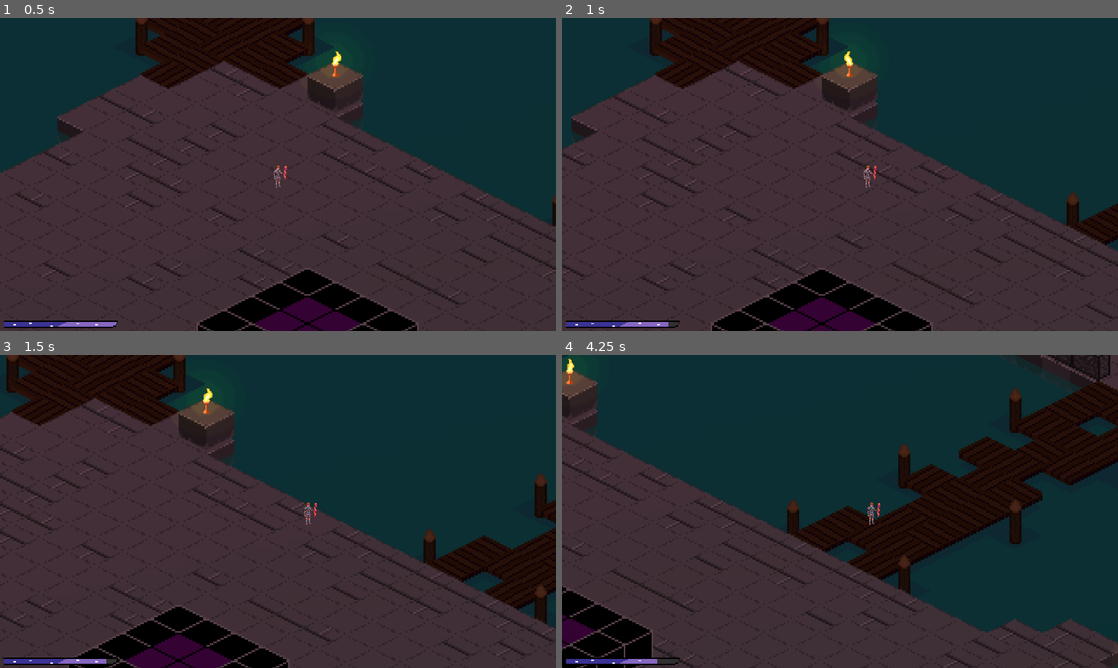
Above: before the commit, frames 1-4 (two rows, left to right).
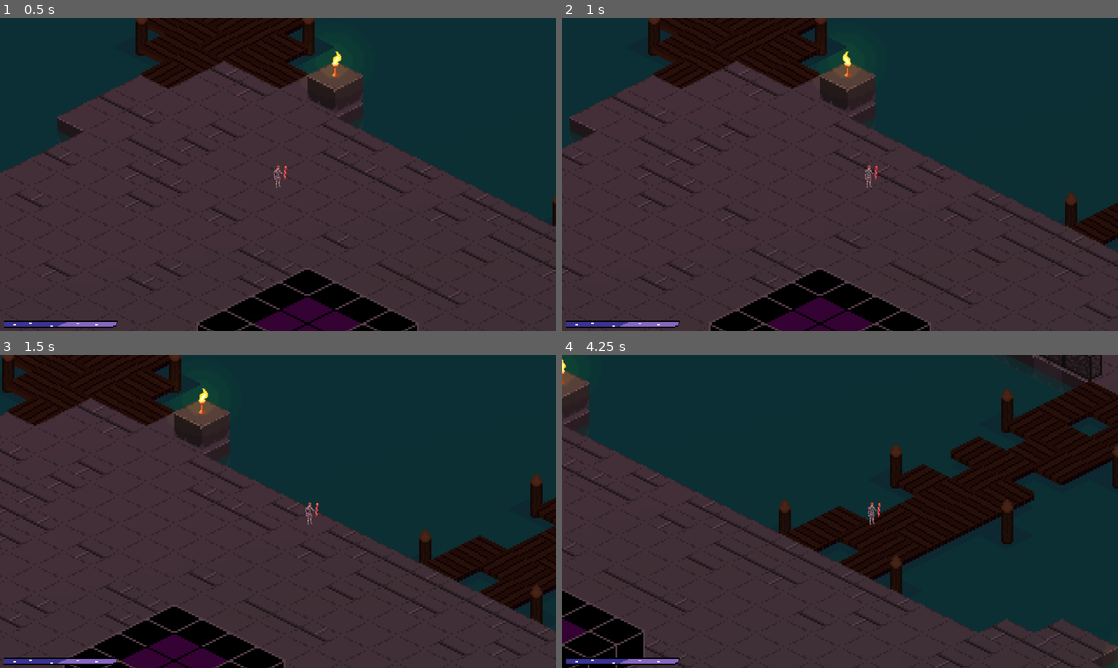
Above: after the commit, the same moments.

Repository: DarkMalygos/Game-Jam-Test
Game: Godot game, scene res://scenes/main.tscn
Same seed, same stepped clock (60 frames per second), same inputs: the game is played once before the commit and once after it.
Inputs (mouse positions are in pixels of both pictures, inside the frame that each line leads up to):
- Up to frame 1 (0.5 s): no input
- Up to frame 2 (1 s): tap Enter (ui_accept) at 0.5, 0.77 s; move the mouse to (962, 158) at 0.52 s; hold D (movement_right) from 0.53 s (still down); click (962, 158) at 0.6 s; right-click (962, 158) at 0.8 s
- Up to frame 3 (1.5 s): keep holding D (movement_right); move the mouse to (166, 527) at 1.27 s; right-click (166, 527) at 1.35 s
- Up to frame 4 (4.25 s): tap Enter (ui_accept) at 1.52, 3.02, 3.77 s; click (728, 527) at 1.55 s; move the mouse to (895, 442) at 2.02 s; release D (movement_right) at 2.03 s; hold A (movement_left) 2.03-2.78 s; click (895, 442) at 2.1 s; right-click (895, 442) at 2.3 s; move the mouse to (812, 574) at 2.77 s; hold D (movement_right) from 2.78 s (still down); right-click (812, 574) at 2.85 s; click (812, 574) at 3.05 s; move the mouse to (1006, 558) at 3.52 s; click (1006, 558) at 3.6 s; right-click (1006, 558) at 3.8 s

Frame 1 is identical in both runs. In frame 2, 2.3% of the frame differs, in the area x 0-100%, y 0-100%; in frame 3, 5.9%; in frame 4, 9.5%.
Error before the commit: Invalid access of index '1' on a base object of type: 'Array[Ability]'. (res://scripts/entities/main_character_body/main_character_body.gd:25)

Commit message:
Ability system update
Abilities can be added properly to weapons in the editor

Diff:
--- a/diablo_clone/project.godot
+++ b/diablo_clone/project.godot
@@ -19,10 +19,6 @@
 
 window/size/viewport_width=1280
 window/size/viewport_height=720
-
-[global_group]
-
-ability_component=""
 
 [input]
 
--- a/diablo_clone/scenes/abilities/ability_components/ability_component.tscn
+++ b/diablo_clone/scenes/abilities/ability_components/ability_component.tscn
@@ -2,5 +2,5 @@
 
 [ext_resource type="Script" path="res://scripts/abilities/ability_components/ability_component.gd" id="1_6sjhu"]
 
-[node name="AbilityComponent" type="Node2D" groups=["ability_component"]]
+[node name="AbilityComponent" type="Node2D"]
 script = ExtResource("1_6sjhu")
--- a/diablo_clone/scripts/abilities/ability.gd
+++ b/diablo_clone/scripts/abilities/ability.gd
@@ -1,7 +1,6 @@
 extends Node2D
 class_name Ability
 
-@export var ability_name := "Ability base class"
 @export var cooldown := 2.0
 @export var self_damage = 10
 
@@ -14,6 +13,7 @@
 		if node is AbilityComponent:
 			ability_components.append(node)
 
+#Override with super in mind
 func activate(user: CharacterBody2D):
 	if !active:
 		return
@@ -21,7 +21,6 @@
 
 	print(name)
 	active = false
-	print(name)
 
 func _process(delta: float) -> void:
 	if active:
--- a/diablo_clone/scripts/entities/main_character_body/main_character_body.gd
+++ b/diablo_clone/scripts/entities/main_character_body/main_character_body.gd
@@ -20,9 +20,9 @@
 		#velocity.y = jump_velocity
 
 	if Input.is_action_just_pressed("ability_one"):
-		weapon.abilities[0].activate(self)
+		weapon.activate(0, self)
 	if Input.is_action_just_pressed("ability_two"):
-		weapon.abilities[1].activate(self)
+		weapon.activate(1, self)
 
 	var direction := Input.get_vector("movement_left", "movement_right", "movement_up", "movement_down")
 	if direction:
--- a/diablo_clone/scripts/weapons/weapon.gd
+++ b/diablo_clone/scripts/weapons/weapon.gd
@@ -1,47 +1,59 @@
+
+@tool
 extends Node2D
 
-var allowed_groups = [
-	"ability_component"
+@export var min_ability_count := 3
+@export var max_ability_count := 6
+
+var allowed_ability_components = [
+	AbilityComponent
 ]
-
-var abilities: Array[Ability] = []
+var _abilities: Array[Ability] = []
 
 func _ready() -> void:
-	var ability = preload("res://scenes/abilities/ability.tscn").instantiate()
-	add_ability(ability)
+	if !Engine.is_editor_hint():
+		for child in get_children():
+			if child is Ability:
+				_abilities.append(child)
 
-func add_ability(ability: Ability):
-	var allowed = false
-	allowed = is_ability_in_allowed_group(ability)
+		if _abilities.size() < min_ability_count:
+			print("Missing abilities (minimum ability count: %d, current ability count: %d)" % [min_ability_count, _abilities.size()])
 
-	if not allowed:
-		ability.queue_free()
-		print("Ability '%s' is not in an allowed group!" % ability.name)
-		return
+func activate(index: int, user: CharacterBody2D):
+	if !Engine.is_editor_hint():
+		if _abilities.size() <= index:
+			print("Ability not assigned to this input")
+			return
 
-	abilities.append(ability)
-	add_child(ability)
-	print("Ability '%s' succesfully added" % ability.name)
+		_abilities[index].activate(user)
 
 func is_ability_in_allowed_group(ability: Ability):
 	var allowed = false
-	for ability_component in ability.get_children():
-		allowed = is_ability_component_in_allowed_group(ability_component)
+	for child in ability.get_children():
+		if child is AbilityComponent:
+			allowed = is_ability_component_in_allowed_group(child)
 	return allowed
 
 func is_ability_component_in_allowed_group(ability_component: AbilityComponent):
-	for group in allowed_groups:
-		if ability_component.is_in_group(group):
+	for allowed_ability_component in allowed_ability_components:
+		if typeof(ability_component) == typeof(allowed_ability_component):
 			return true
 
-#func _notification(what: int) -> void:
-	#if what == NOTIFICATION_PARENTED:
-		#for child in get_children():
-			#var allowed = false
-			#allowed = is_ability_in_allowed_group(child)
-			#if not allowed:
-				#child.quee_free()
-				#print("Node '%s' is not in an allowed group!" % child.name)
+func _notification(what: int) -> void:
+	if what == NOTIFICATION_CHILD_ORDER_CHANGED:
+		var ability_count := 0
+		for child in get_children():
+			if child is Ability:
+				if !is_ability_in_allowed_group(child):
+					child.queue_free()
+					print("Node '%s' is not in an allowed group!" % child.name)
+					return
+
+				if ability_count >= max_ability_count:
+					child.queue_free()
+					return
+
+				ability_count += 1
 
 #func _on_child_entered_tree(node: Node) -> void:
 	#var node_class_name = node
@@ -68,3 +80,19 @@
 	#if not allowed:
 		#node.quee_free()
 		#print("Node '%s' is not in an allowed group!" % node.name)
+
+#func add_abilities():
+	#for packed_ability in packed_abilities:
+		#var ability = packed_ability.instantiate()
+		#var allowed = false
+		#allowed = is_ability_in_allowed_group(ability)
+		#
+		#if not allowed:
+			#packed_abilities.erase(packed_ability)
+			#ability.queue_free()
+			#print("Ability '%s' is not in an allowed group!" % ability.name)
+			#return
+			#
+		#add_child(ability)
+		#_abilities.append(ability)
+		#print("Ability '%s' succesfully added" % ability.name)
Not shown: 2 places in diablo_clone/scenes/weapons/weapon.tscn that only renumber resources
